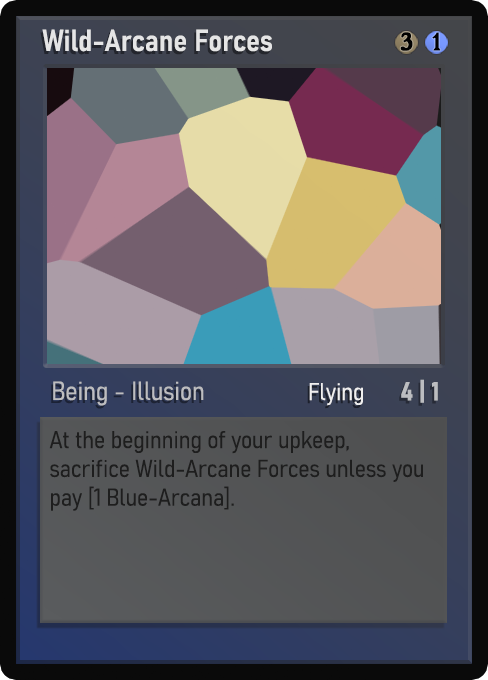
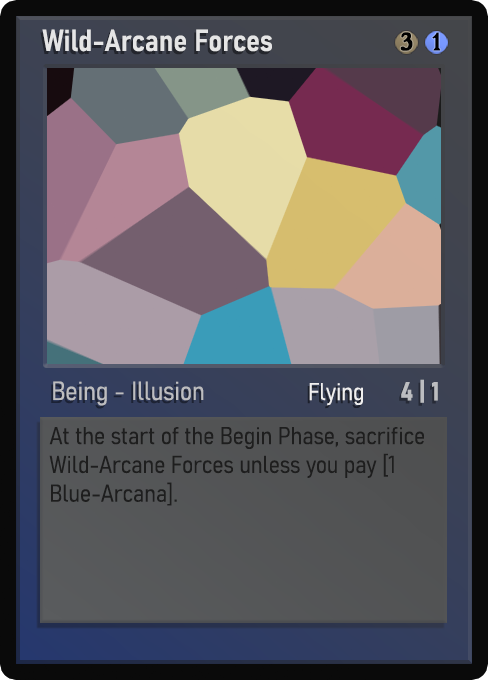
The second 488 x 680 image is a revision of the first. Changes to its layers:
painted on "Desc_norm" over [49, 427, 424, 511]
